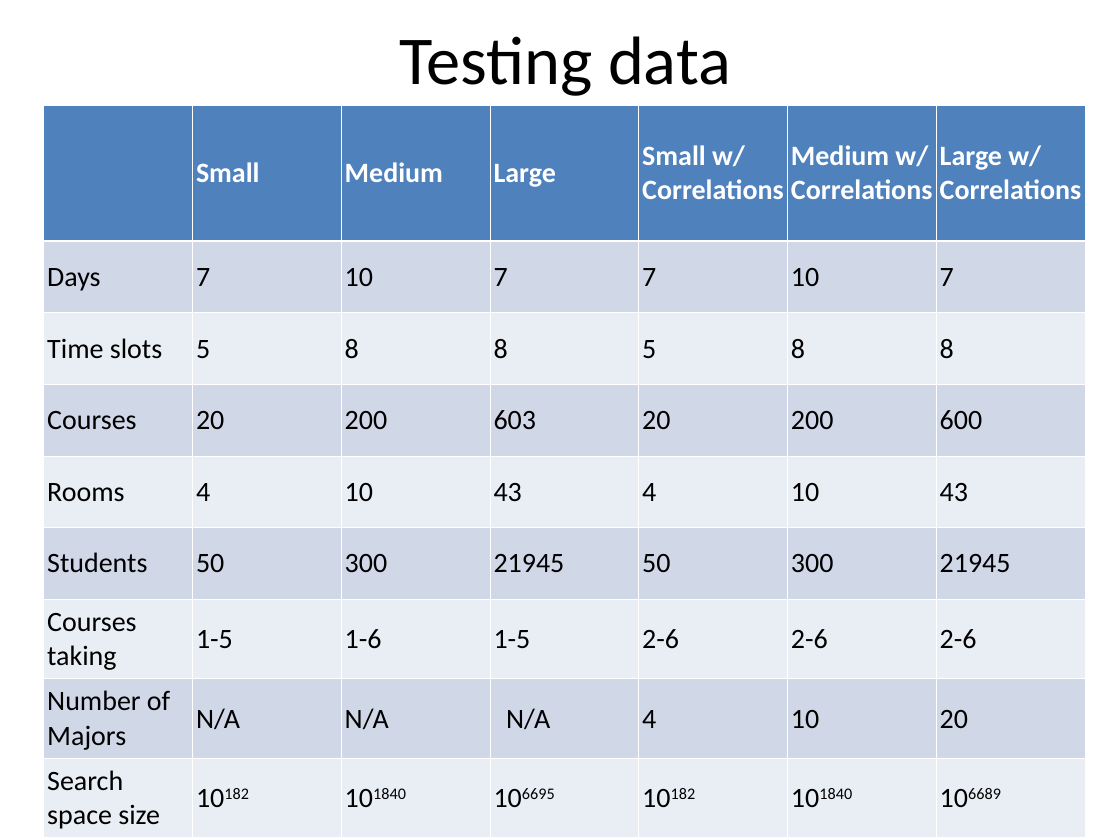
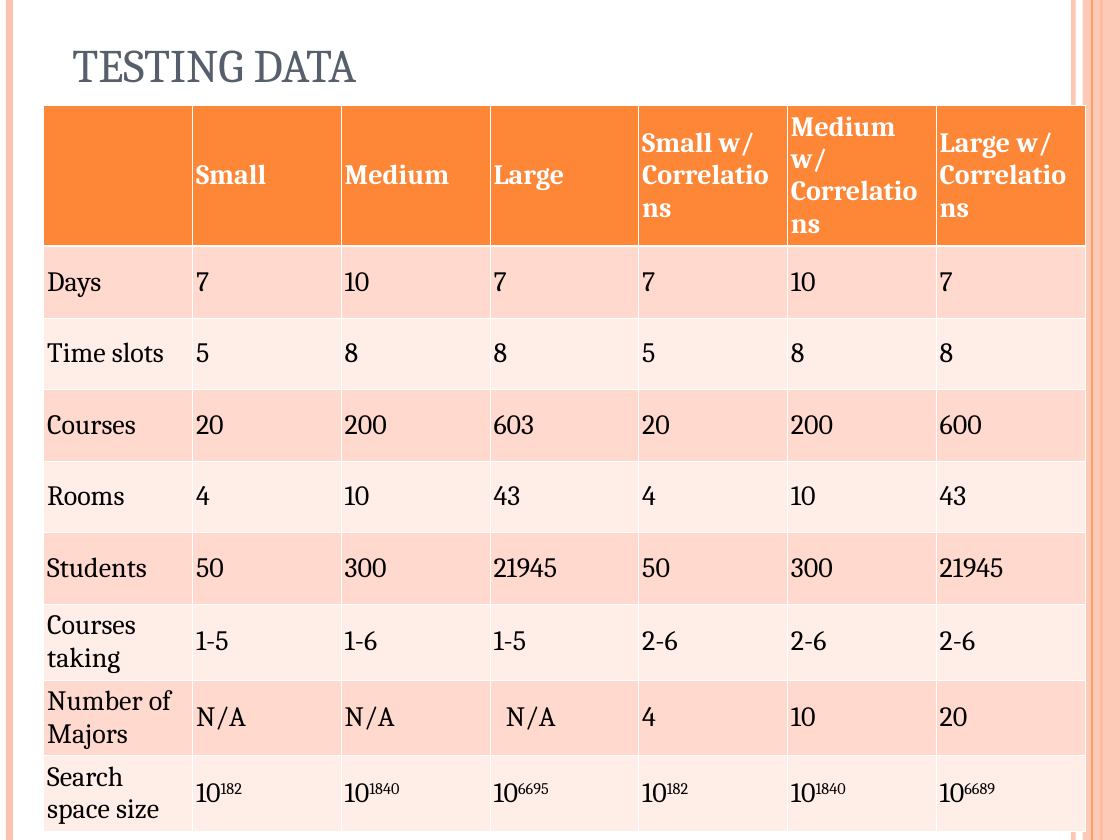
Before and after one commit to akokcam/csc384-genetic-algorithms-project, a slide deck: slide 8 of GA_TestBench/Data Files/presentation.ppt. Drawn at 1120x840 pixels with LibreOffice and Linux fonts; fonts in the diff are those of the drawing. Boxes give left, top, right and bottom in pixels: in the first picture for what was removed or moved away, otherwise in the second. Text is boxed around its words. In the diff, an @@ line names an element or a change of style, - is before the commit and + after.

```diff
--- a/GA_TestBench/Data Files/presentation.ppt
+++ b/GA_TestBench/Data Files/presentation.ppt
@@ line added from (9, 0) to (9, 840), #FEC3AE 4.51 pt @@
@@ title "TESTING DATA" at box(72, 50, 357, 83): vertical alignment middle to bottom @@
@@ line added from (1073, 0) to (1073, 840), #FEC3AE 3 pt @@
@@ rectangle added at box(1083, 0, 1120, 840), fill #FEC3AE at 87% opacity @@
@@ line added from (1092, 0) to (1092, 840), #FE8637 0.74 pt @@
@@ line added from (1101, 0) to (1101, 840), #FE8637 1.5 pt @@
@@ title at box(72, 50, 357, 83): text changed; size 44 to 30 pt; font Calibri to Cambria; text colour #000000 to #575F6D @@
-Testing data
+TESTING DATA
@@ table at box(44, 105, 1086, 828) @@
@@ fill #4F81BD to #FE8637 in row 1 @@
@@ fill #D0D8E8 to #FFD9CE in 28 cells @@
@@ fill #E9EDF4 to #FFEDE8 in 28 cells @@
@@ font Calibri to Cambria @@
@@ ellipse added at box(999, 700, 1066, 767), fill #FE8637 @@
```
Also in this commit, not shown: 11 other slides changed.
